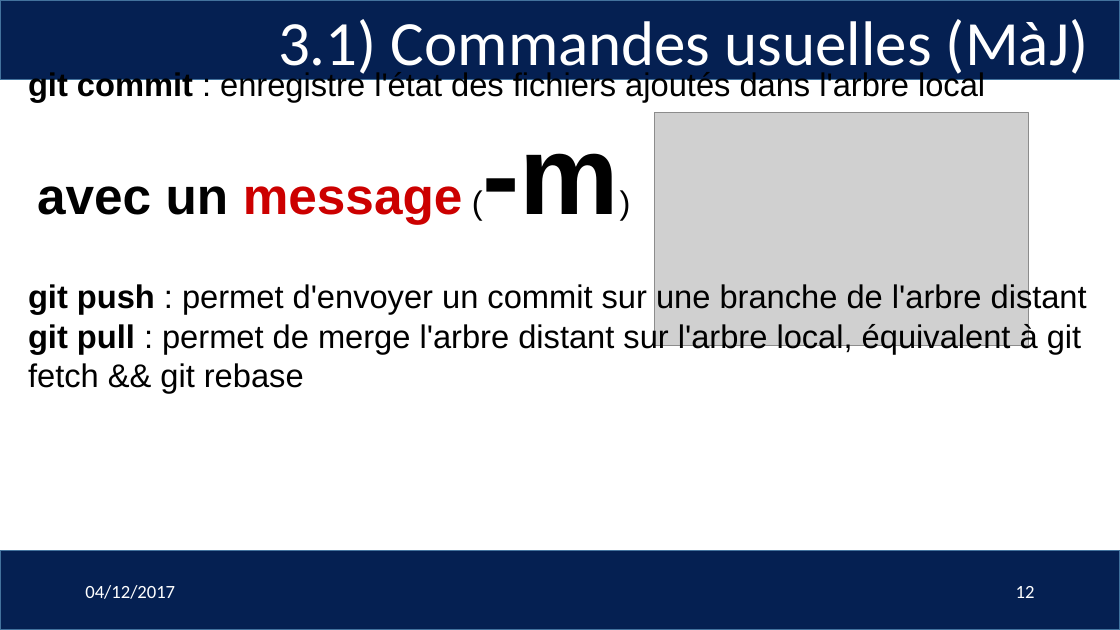
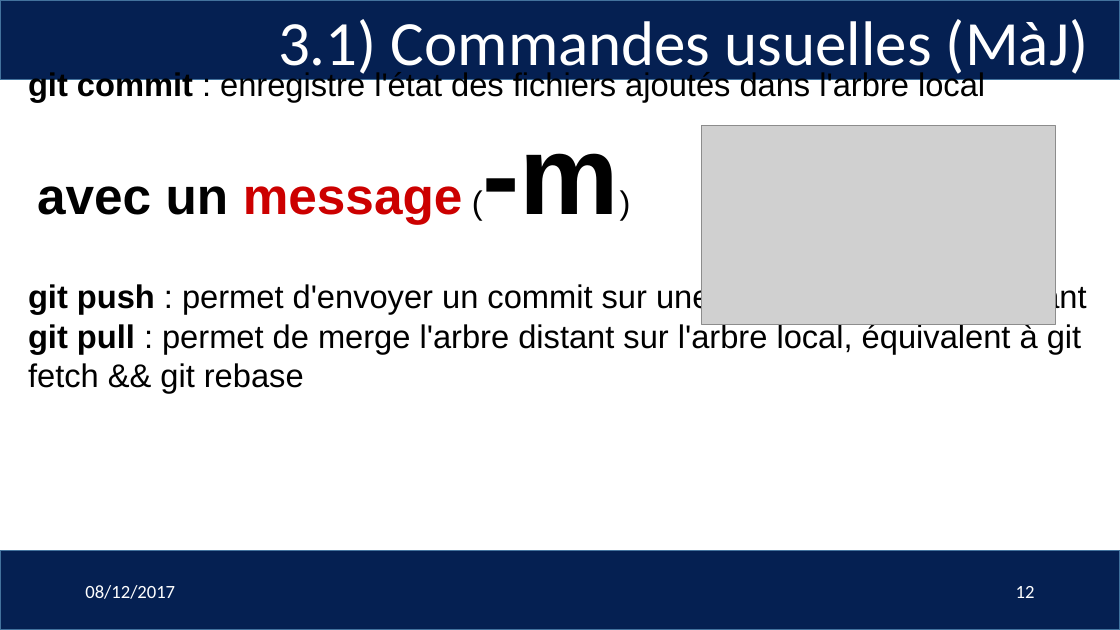
Before and after one commit to mm301303/MIAGE_2017, a slide deck: slide 12 of JMC/Formation git/Presentation.odp. Drawn at 1120x630 pixels with LibreOffice and Linux fonts; fonts in the diff are those of the drawing; grey boxes stand for pictures; background and template pictures are left out. Boxes give left, top, right and bottom in pixels: in the first picture for what was removed or moved away, otherwise in the second. Text is boxed around its words. In the diff, an @@ line names an element or a change of style, - is before the commit and + after.

```diff
--- a/JMC/Formation git/Presentation.odp
+++ b/JMC/Formation git/Presentation.odp
@@ picture: place and size @@
-picture at (655, 113, 1028, 346)
+picture at (702, 126, 1056, 324)
@@ text at (85, 585, 175, 599): text changed @@
-04/12/2017
+08/12/2017
```
Also in this commit, not shown: 19 other slides changed.
